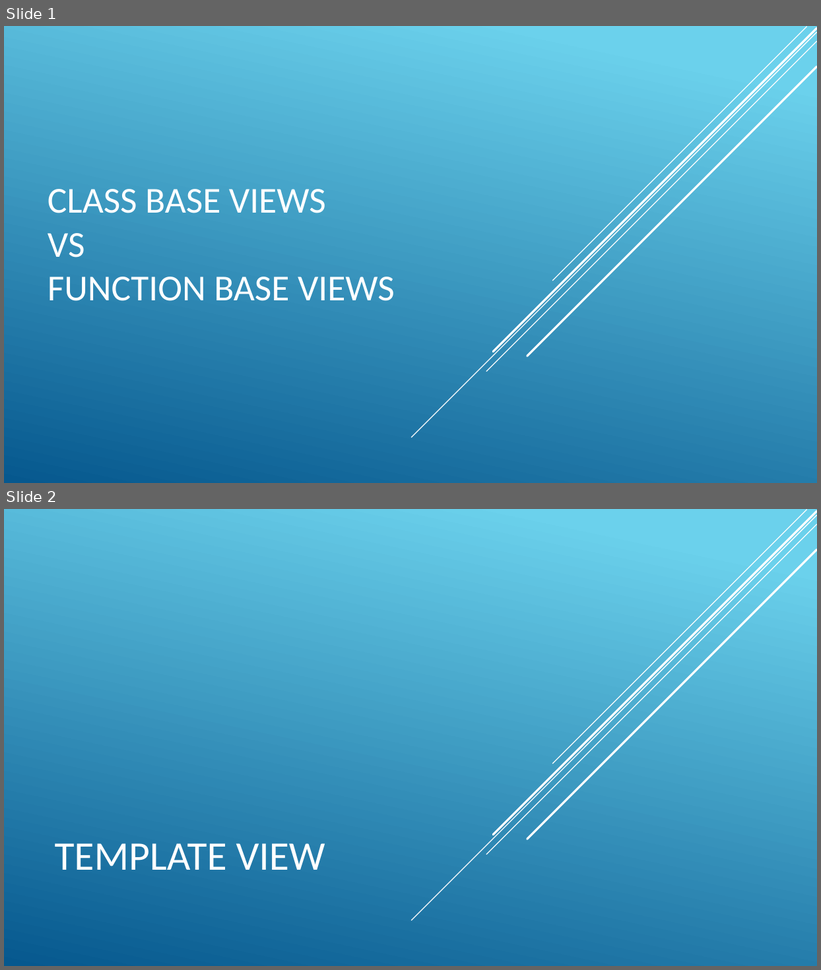
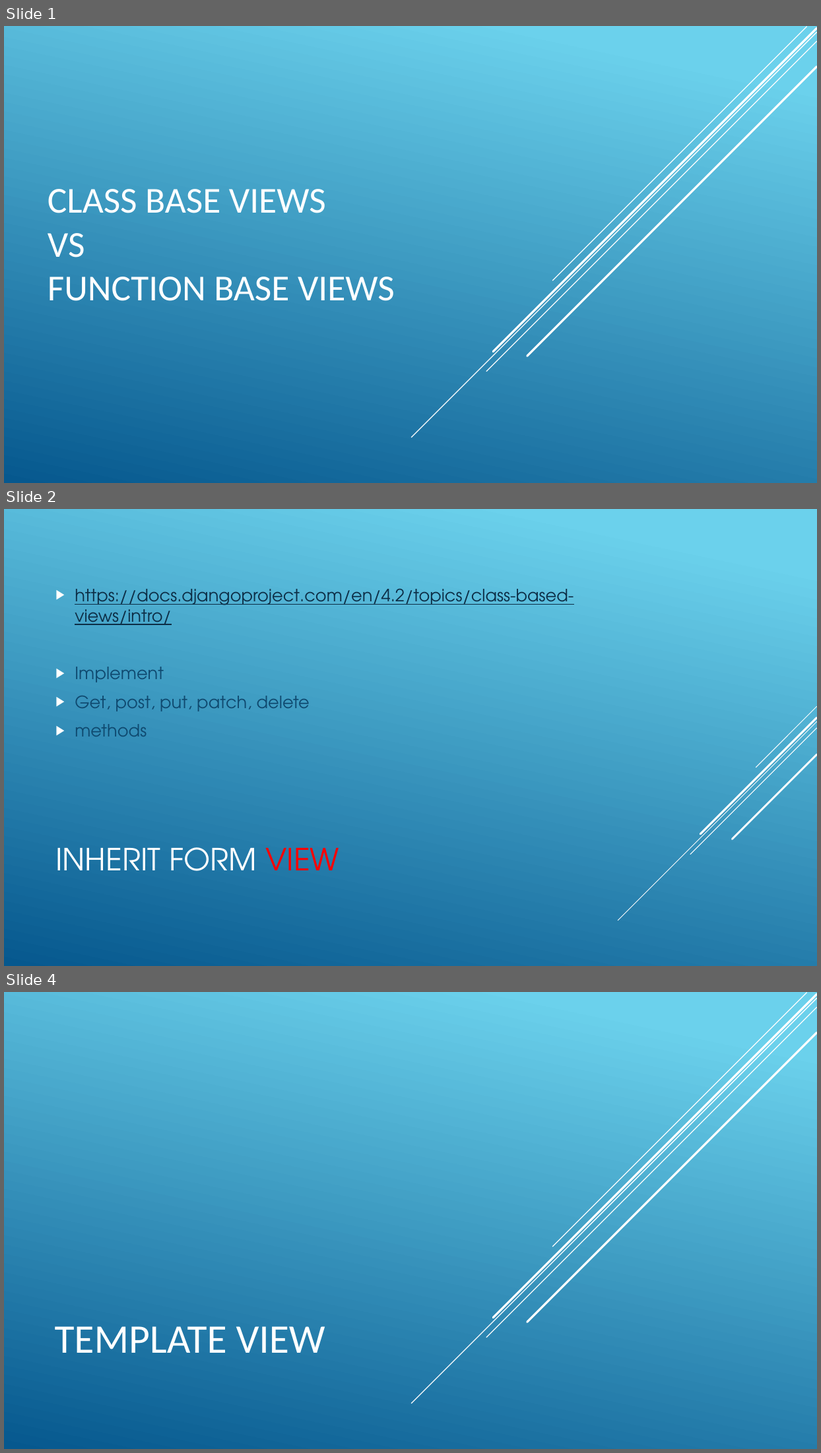
Before and after one commit to ghazaale-r/meigoo, a slide deck: Class base views.pptx. Shown one above the other, each under a label of ours: slides 1 and 2 before the commit, slides 1, 2 and 4 after it; the slides between them are not shown. The pictures are 821x970 and 821x1453 pixels, drawn with LibreOffice and Linux fonts; fonts in the diff are those of the drawing. Boxes give left, top, right and bottom in pixels: in the first picture for what was removed or moved away, otherwise in the second. Text is boxed around its words. In the diff, an @@ line names an element or a change of style, - is before the commit and + after.

```diff
--- a/Class base views.pptx
+++ b/Class base views.pptx
@@ slide 2 added at (4, 509, 817, 966), background gradient #6ED2EB to #06588E @@
@@ text added at (75, 589, 574, 737), 20 pt, text #0D2E46, underline @@
+▶ https://docs.djangoproject.com/en/4.2/topics/class-based-views/intro/
+▶ Implement
+▶ Get, post, put, patch, delete
+▶ methods
@@ group added at (618, 706, 817, 921): 5 lines @@
@@ title added at (55, 848, 339, 871), 36 pt, text #FFFFFF @@
+INHERIT FORM VIEW
@@ what was slide 2 is now slide 4 @@
```
Also in this commit, not shown: 1 slide changed, 8 other slides added.
